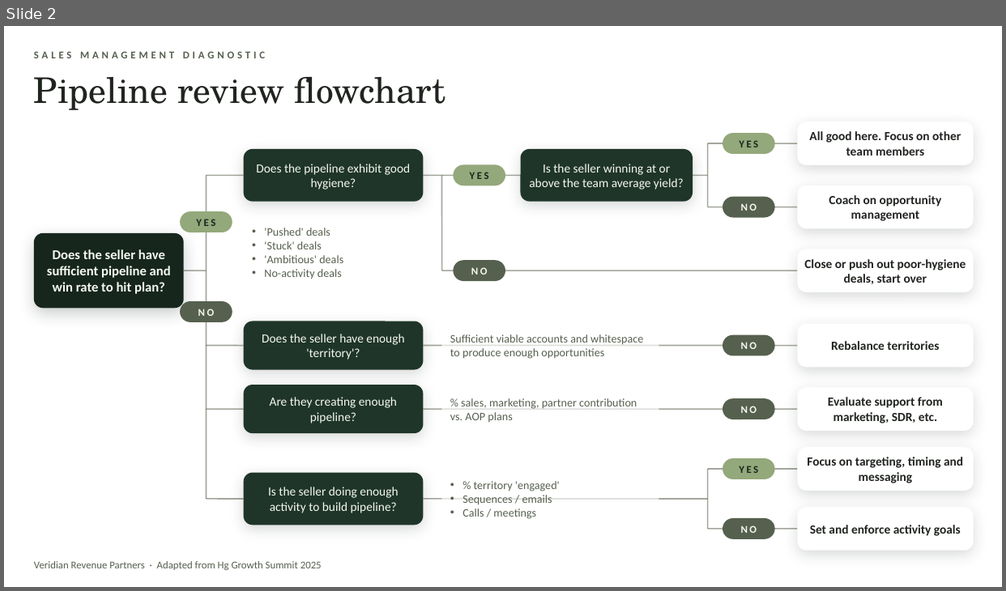
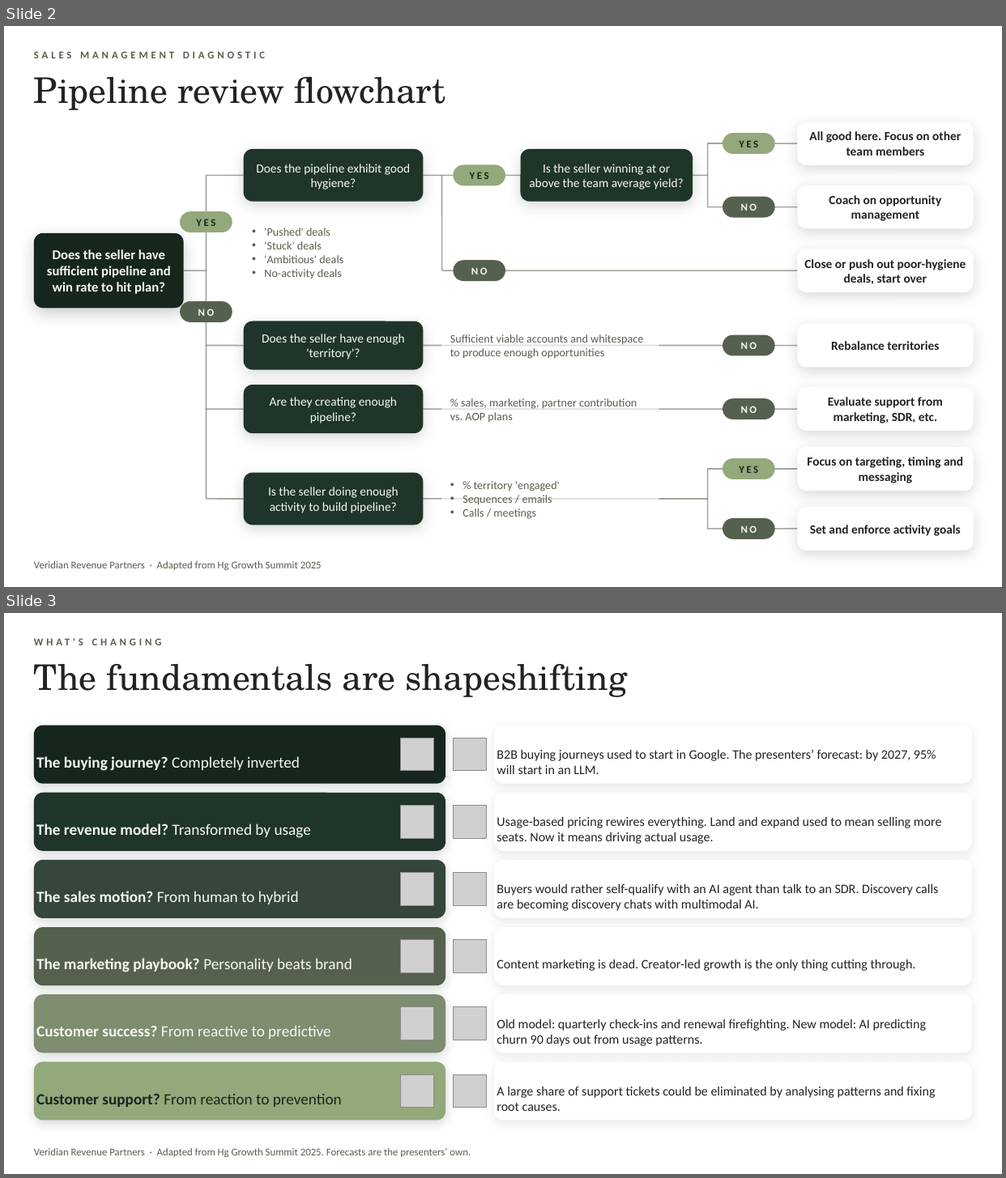
Before and after one commit to PaulPrice1982/Personal-, a slide deck: growth-summit-2025/Revenue_Frameworks_Deck.pptx. Shown one above the other, each under a label of ours: slide 2 before the commit, slides 2 and 3 after it. The pictures are 1006x591 and 1006x1178 pixels, drawn with LibreOffice and Linux fonts; fonts in the diff are those of the drawing; grey boxes stand for pictures; background and template pictures are left out. Boxes give left, top, right and bottom in pixels: in the first picture for what was removed or moved away, otherwise in the second. Text is boxed around its words. In the diff, an @@ line names an element or a change of style, - is before the commit and + after.

```diff
--- a/growth-summit-2025/Revenue_Frameworks_Deck.pptx
+++ b/growth-summit-2025/Revenue_Frameworks_Deck.pptx
@@ slide 3 added at [4,613,1002,1174], background picture (left out) @@
@@ text added at [79,638,83,645], 10 pt, text #56604E, bold @@
+WHAT'S CHANGING
@@ title added at [34,664,627,697], 34 pt, text #20241F @@
+The fundamentals are shapeshifting
@@ rounded rectangle added at [34,726,445,784], fill #16261D, 15 pt, text #F5F7F0 @@
+The buying journey? Completely inverted
@@ rounded rectangle added at [494,726,972,784], fill #FFFFFF, 12.5 pt, text #20241F @@
+B2B buying journeys used to start in Google. The presenters’ forecast: by 2027, 95% will start in an LLM.
@@ picture added at [401,738,434,771] @@
@@ picture added at [454,738,486,771] @@
@@ rounded rectangle added at [34,793,445,851], fill #1F3529, 15 pt, text #F5F7F0 @@
+The revenue model? Transformed by usage
@@ picture added at [401,806,434,838] @@
@@ picture added at [454,806,486,838] @@
@@ rounded rectangle added at [494,793,972,851], fill #FFFFFF, 12.5 pt, text #20241F @@
+Usage-based pricing rewires everything. Land and expand used to mean selling more seats. Now it means driving actual usage.
@@ rounded rectangle added at [34,860,445,918], fill #34473A, 15 pt, text #F5F7F0 @@
+The sales motion? From human to hybrid
@@ picture added at [401,873,434,905] @@
@@ picture added at [454,873,486,905] @@
@@ rounded rectangle added at [494,860,972,918], fill #FFFFFF, 12.5 pt, text #20241F @@
+Buyers would rather self-qualify with an AI agent than talk to an SDR. Discovery calls are becoming discovery chats with multimodal AI.
@@ rounded rectangle added at [34,927,445,986], fill #56604E, 15 pt, text #F5F7F0, bold @@
+The marketing playbook? Personality beats brand
@@ rounded rectangle added at [494,927,972,986], fill #FFFFFF, 12.5 pt, text #20241F @@
+Content marketing is dead. Creator-led growth is the only thing cutting through.
@@ picture added at [401,940,434,973] @@
@@ picture added at [454,940,486,973] @@
@@ rounded rectangle added at [34,995,445,1053], fill #7E8C70, 15 pt, text #F5F7F0 @@
+Customer success? From reactive to predictive
@@ rounded rectangle added at [494,995,972,1053], fill #FFFFFF, 12.5 pt, text #20241F @@
+Old model: quarterly check-ins and renewal firefighting. New model: AI predicting churn 90 days out from usage patterns.
@@ picture added at [401,1007,434,1041] @@
@@ picture added at [454,1007,486,1041] @@
@@ rounded rectangle added at [34,1063,445,1121], fill #93A87B, 15 pt, text #16261D @@
+Customer support? From reaction to prevention
@@ rounded rectangle added at [494,1063,972,1121], fill #FFFFFF, 12.5 pt, text #20241F @@
+A large share of support tickets could be eliminated by analysing patterns and fixing root causes.
@@ picture added at [401,1075,434,1108] @@
@@ picture added at [454,1075,486,1108] @@
@@ text added at [34,1148,471,1157], 10 pt, text #56604E @@
+Veridian Revenue Partners · Adapted from Hg Growth Summit 2025. Forecasts are the presenters’ own.
```
Also in this commit, not shown: 7 other slides changed, 40 other slides added.
